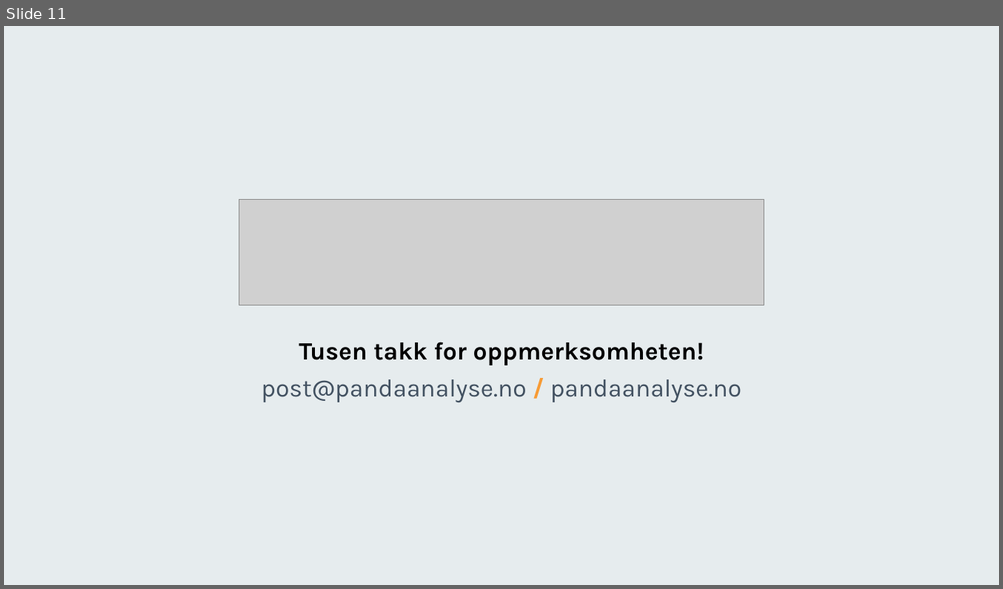
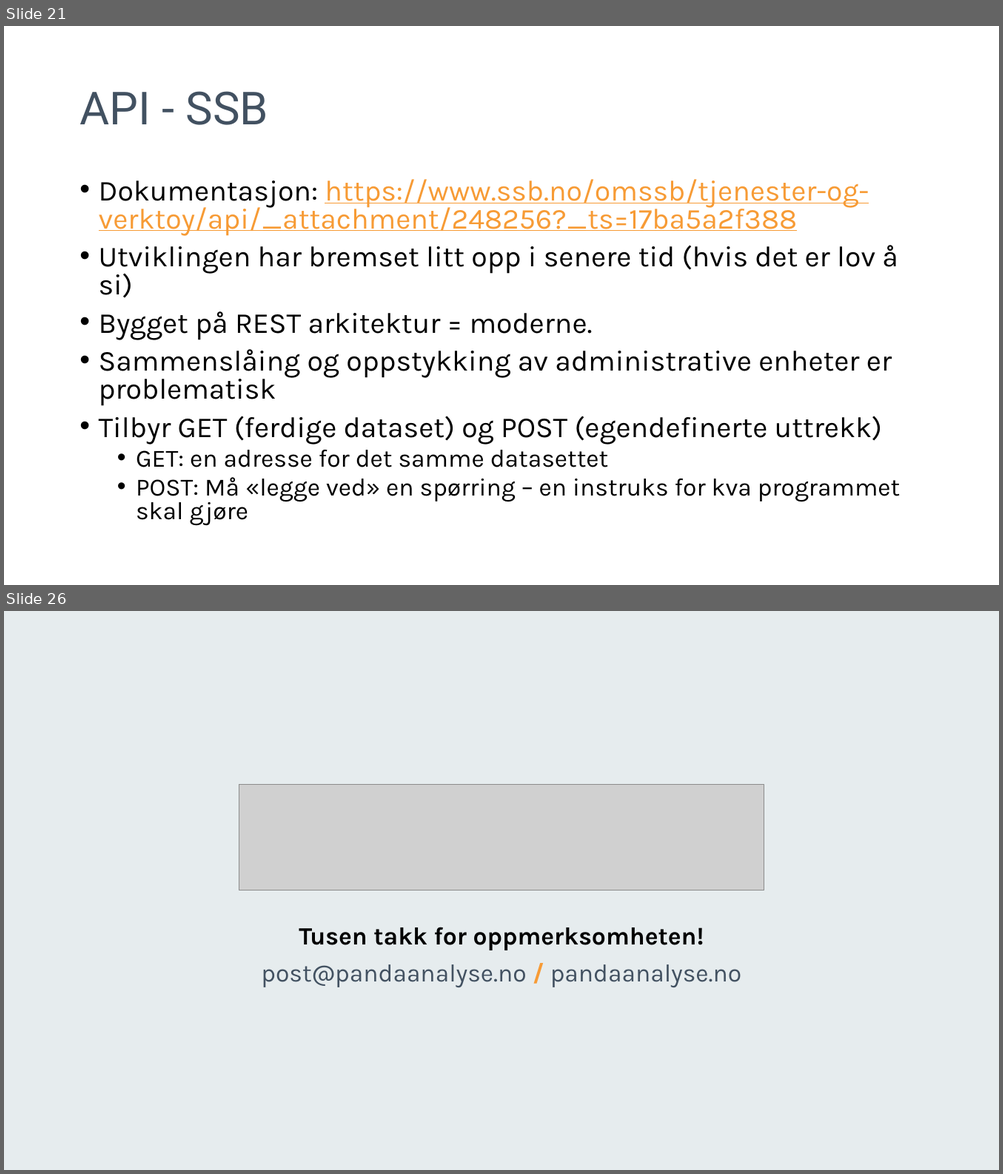
Before and after one commit to pandaAPIkurs/kursdata, a slide deck: Trinn1.pptx. Shown one above the other, each under a label of ours: slide 11 before the commit, slides 21 and 26 after it; the slides between them are not shown. The pictures are 1003x589 and 1003x1174 pixels, drawn with LibreOffice and Linux fonts; fonts in the diff are those of the drawing; grey boxes stand for pictures; background and template pictures are left out. Boxes give left, top, right and bottom in pixels: in the first picture for what was removed or moved away, otherwise in the second. Text is boxed around its words. In the diff, an @@ line names an element or a change of style, - is before the commit and + after.

Commit message:
Oppdatert presentasjon. Nye spørringer og Jupyter notebooks

```diff
--- a/Trinn1.pptx
+++ b/Trinn1.pptx
@@ slide 21 added at (4,26,999,585), background #FFFFFF @@
@@ title added at (79,91,268,125), 44 pt, text #425161 @@
+API - SSB
@@ text added at (99,179,899,526), 28 pt, text #000000 @@
+• Dokumentasjon: https://www.ssb.no/omssb/tjenester-og-verktoy/api/_attachment/248256?_ts=17ba5a2f388
+• Utviklingen har bremset litt opp i senere tid (hvis det er lov å si)
+• Bygget på REST arkitektur = moderne.
+• Sammenslåing og oppstykking av administrative enheter er problematisk
+• Tilbyr GET (ferdige dataset) og POST (egendefinerte uttrekk)
+  • GET: en adresse for det samme datasettet
+  • POST: Må «legge ved» en spørring – en instruks for kva programmet skal gjøre
@@ what was slide 11 is now slide 26 @@
```
Also in this commit, not shown: 4 slides changed, 17 other slides added, 3 slides removed, 11 other files.
